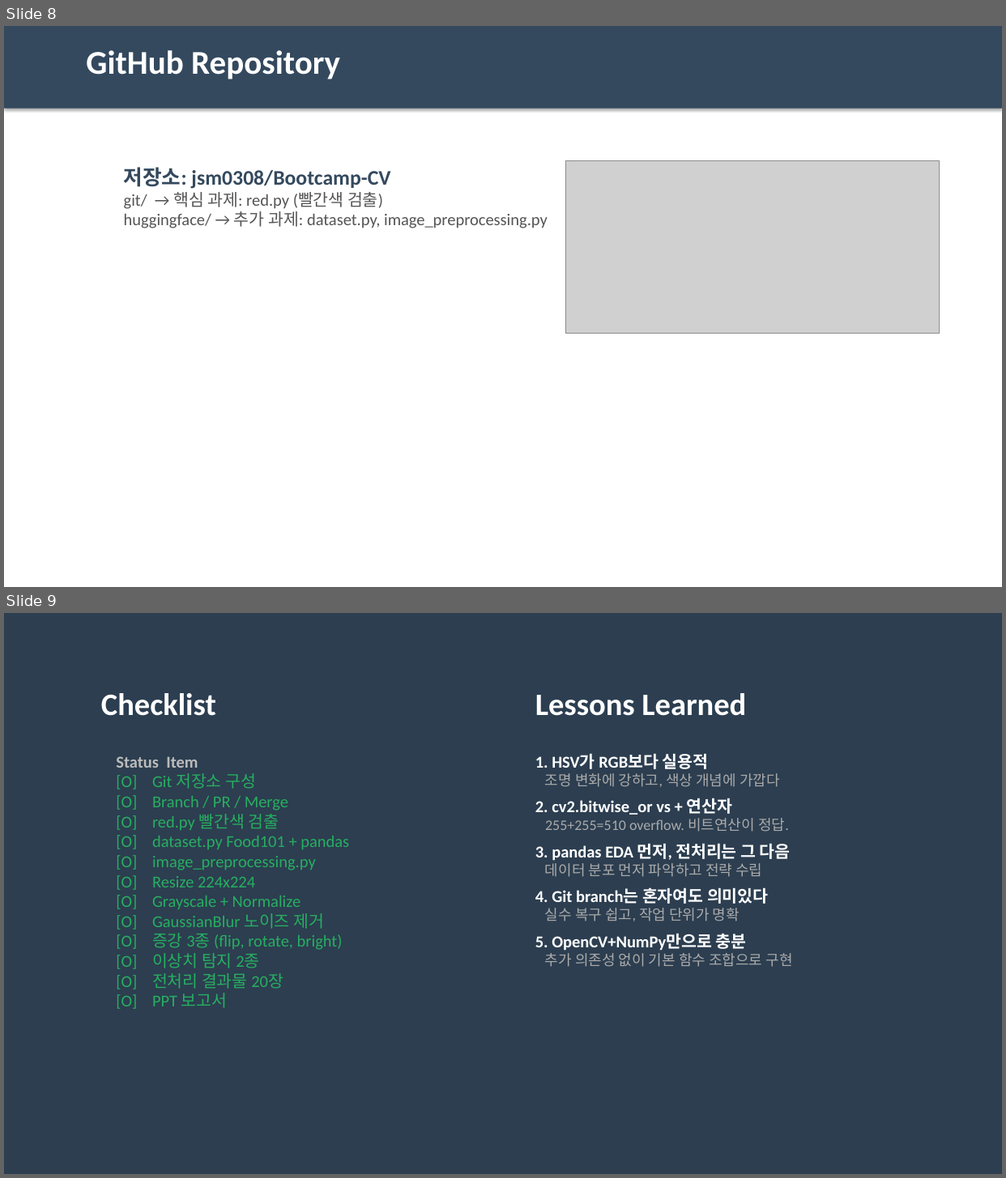
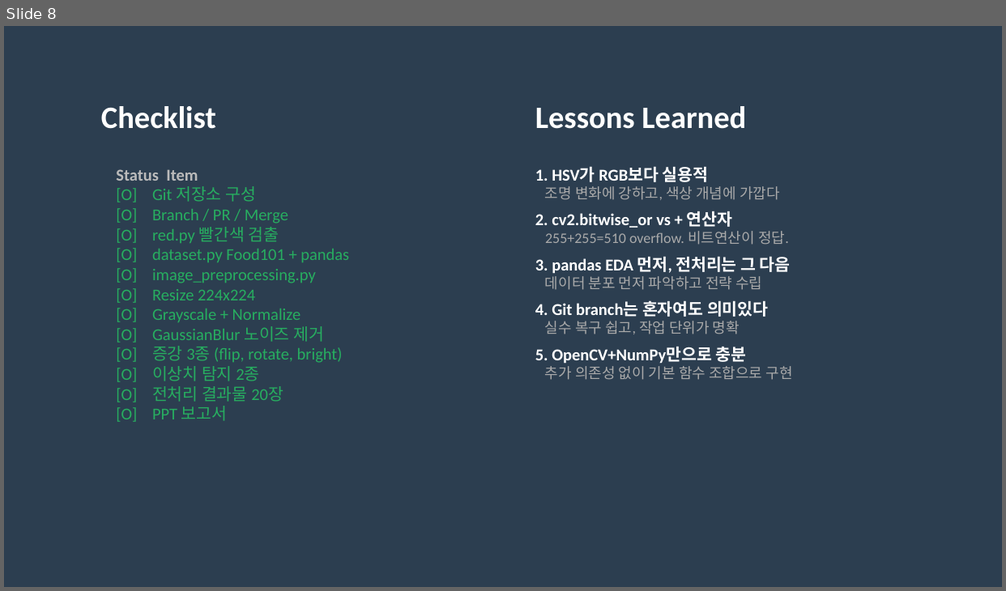
Before and after one commit to jsm0308/Bootcamp-CV, a slide deck: presentation.pptx. Shown one above the other, each under a label of ours: slides 8 and 9 before the commit, slide 8 after it. The pictures are 1006x1178 and 1006x591 pixels, drawn with LibreOffice and Linux fonts; fonts in the diff are those of the drawing; grey boxes stand for pictures. Boxes give left, top, right and bottom in pixels: in the first picture for what was removed or moved away, otherwise in the second. Text is boxed around its words. In the diff, an @@ line names an element or a change of style, - is before the commit and + after.

```diff
--- a/presentation.pptx
+++ b/presentation.pptx
@@ slide 8 removed at bbox=[4, 26, 1002, 587], background #FFFFFF @@
@@ rectangle removed at bbox=[4, 26, 1002, 109] @@
@@ text removed at bbox=[86, 50, 340, 79] @@
-GitHub Repository
@@ text removed at bbox=[124, 167, 548, 228] @@
-저장소: jsm0308/Bootcamp-CV
-git/ → 핵심 과제: red.py (빨간색 검출)
-huggingface/ → 추가 과제: dataset.py, image_preprocessing.py
@@ picture removed at bbox=[565, 160, 940, 334] @@
@@ what was slide 9 is now slide 8 @@
```
Also in this commit, not shown: 1 slide changed.
